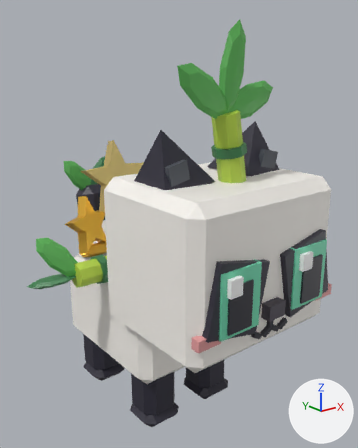
Two versions of the FBX model assets/clean-a-cat/exports/CleanACat_Pet_Bamboo.fbx, one commit apart.
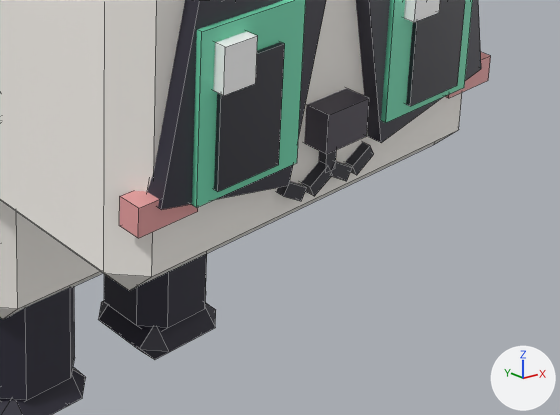
Each version appears first whole from a 50 mm lens placed at (-0.0178, -0.0241, 0.0214), pointed at (0.0009, -0.0007, 0.012), and next in a close-up on the part from 41% to 100% of the width and 59% to 94% of the height. Arrows for +X, +Y and +Z are at lower right; the lights stay in place. The first two pictures are the older version. The close-ups show mesh edges as thin lines. Where no turn or scale is listed for an object, it has been applied to the vertices. Vertices at exactly the same position are counted once.

The first close-up shows 'CleanACat_Pet_Bamboo_Body', 'CleanACat_Pet_Bamboo_Eye1', 'CleanACat_Pet_Bamboo_Eye2', 'CleanACat_Pet_Bamboo_Head', 'CleanACat_Pet_Bamboo_LegF1', 'CleanACat_Pet_Bamboo_LegF2'.
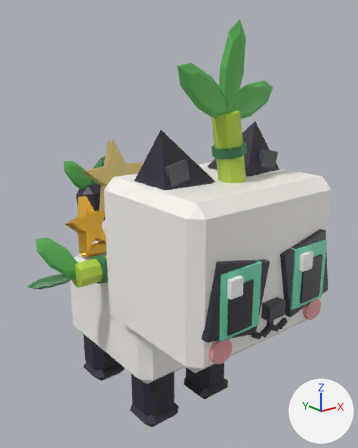
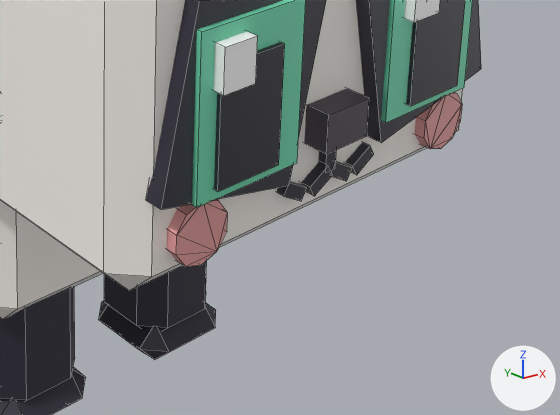
Changed parts and their boxes [x1, y1, x2, y2] in the close-ups (560 x 415 px):
'CleanACat_Pet_Bamboo_Head', reshaped
    before: [0, 0, 491, 291]
    after: [0, 0, 481, 291]
part 1 of me_cleanacat_pet_bamboo_head, added (brown)
    after: [167, 199, 227, 267]
part 2 of me_cleanacat_pet_bamboo_head, added (brown)
    after: [414, 92, 462, 149]
part 3 of me_cleanacat_pet_bamboo_head, deleted (pink)
    before: [119, 191, 198, 238]
part 4 of me_cleanacat_pet_bamboo_head, deleted (brown)
    before: [445, 52, 491, 98]

The change in detail:
me_cleanacat_pet_bamboo_head is used by ob_cleanacat_pet_bamboo_head; location (0.0, -0.003, 0.0085).
me_cleanacat_pet_bamboo_head had 104 vertices, 86 faces and spanned x -0.005..0.005, y -0.00675..0.0018, z -0.001..0.0074.
me_cleanacat_pet_bamboo_head now has 128 vertices, 126 faces and spans x -0.005..0.005, y -0.00675..0.0018, z -0.001..0.0074.
me_cleanacat_pet_bamboo_head part 1: a new loose piece, a 10-sided cylinder along y spanning x -0.00406..-0.00284, y -0.00645..-0.00595, z -0.00042..0.00086, in mat_cleanacat_palette.
me_cleanacat_pet_bamboo_head part 2: a new loose piece, a 10-sided cylinder along y spanning x 0.00284..0.00406, y -0.00645..-0.00595, z -0.00042..0.00086, in mat_cleanacat_palette.
me_cleanacat_pet_bamboo_head part 3: the loose piece of 8 vertices spanning x -0.00495..-0.00356, y -0.00645..-0.00595, z 0.0007..0.00128 is deleted.
me_cleanacat_pet_bamboo_head part 4: the loose piece of 8 vertices spanning x 0.00356..0.00495, y -0.00645..-0.00595, z 0.0007..0.00128 is deleted.
